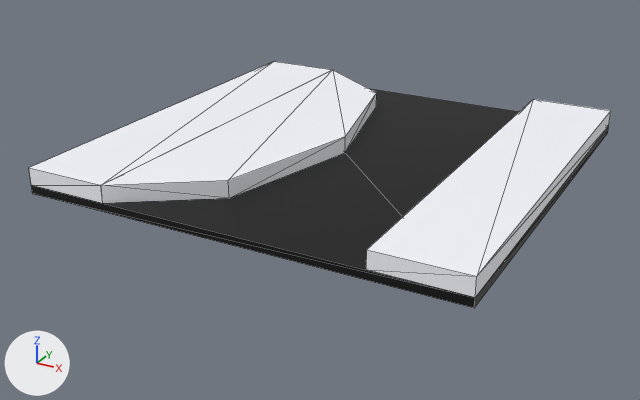
Before and after pictures for a commit that changed the FBX model Assets/Art/Roads/Models_New/straight_obstacle.fbx.
One viewpoint serves both versions: a camera (50 mm lens) standing at (4.46, -8.73, 3.64) and looking at (-0.17, -0.31, -0.58). The axes (+X, +Y, +Z) are drawn at lower left. The lights are the same throughout. Mesh edges are drawn as thin lines. Where no turn or scale is listed for an object, it has been applied to the vertices. Vertices at the same position are counted once.

In view in the first picture: 'mergedBlocks'.
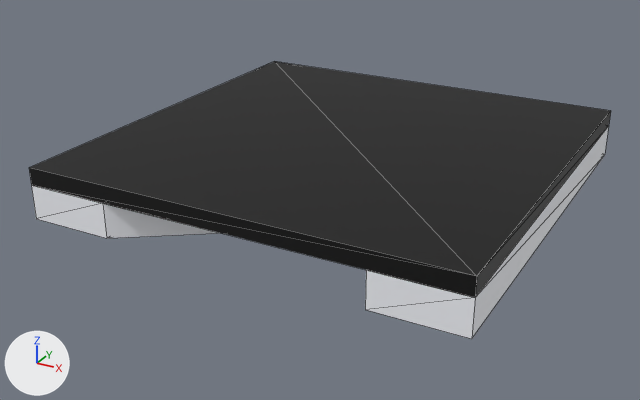
The newer file is also turned or shifted as a whole; pictures and numbers use the older file's frame.

Where the change shows, as pixel boxes (x1, y1, x2, y2) in the pictures (640 x 400 px; the box of a moved part takes in the faces that stretch with it):
```json
{"object": "mergedBlocks", "change": "reshaped", "before": [29, 61, 611, 308], "after": [29, 61, 611, 339], "on screen": "12% taller"}
{"part": 1, "of": "me_mesh", "change": "moved or reshaped", "before": [29, 61, 611, 308], "after": [29, 61, 611, 339]}
{"part": 2, "of": "me_mesh", "change": "recoloured", "before": [475, 111, 611, 297], "after": [475, 111, 611, 297], "on screen": "white to black"}
```

Edits to the scene script, one JSON object a line:
```json
{"block": "me_mesh", "where": "# used by ob_mergedblocks; location = (0.0, 0.0, 0.0)"}
{"op": "remove", "block": "me_mesh", "code": "me_mesh.from_pydata(...)  # 30 vertices, 52 faces; spans x -2.5..2.5, y -2.5..2.5, z -0.15..0.15"}
{"op": "add", "block": "me_mesh", "code": "me_mesh.from_pydata(...)  # 30 vertices, 52 faces; spans x -2.5..2.5, y -2.5..2.5, z -0.45..0.15"}
{"block": "me_mesh", "change": "me_mesh part 1"}
{"block": "me_mesh", "change": "11 vertices are removed from x -2.5..2.5, y -2.5..2.5, z -0.15..0.15"}
{"block": "me_mesh", "change": "48 faces are deleted"}
{"block": "me_mesh", "change": "2 vertices move from x -2.5..2.5, y -2.5..2.5, z -0.15 to x -2.5..2.5, y -2.5..2.5, z -0.45"}
{"block": "me_mesh", "change": "11 new vertices lie (0.0, 0.0, -0.4) away from vertices in x -2.5..2.5, y -2.5..2.5, z -0.05"}
{"block": "me_mesh", "change": "8 new faces join them, mat_custom1_clone (black #000000)"}
{"block": "me_mesh", "change": "40 new faces join them, mat_defaultmat_clone (white #f8faff)"}
{"block": "me_mesh", "change": "me_mesh part 2: 4 faces spanning x -2.5..2.5, y -2.5..2.5, z -0.05..0.15 switch from mat_defaultmat_clone (white #f8faff) to mat_custom1_clone (black #000000)"}
```
